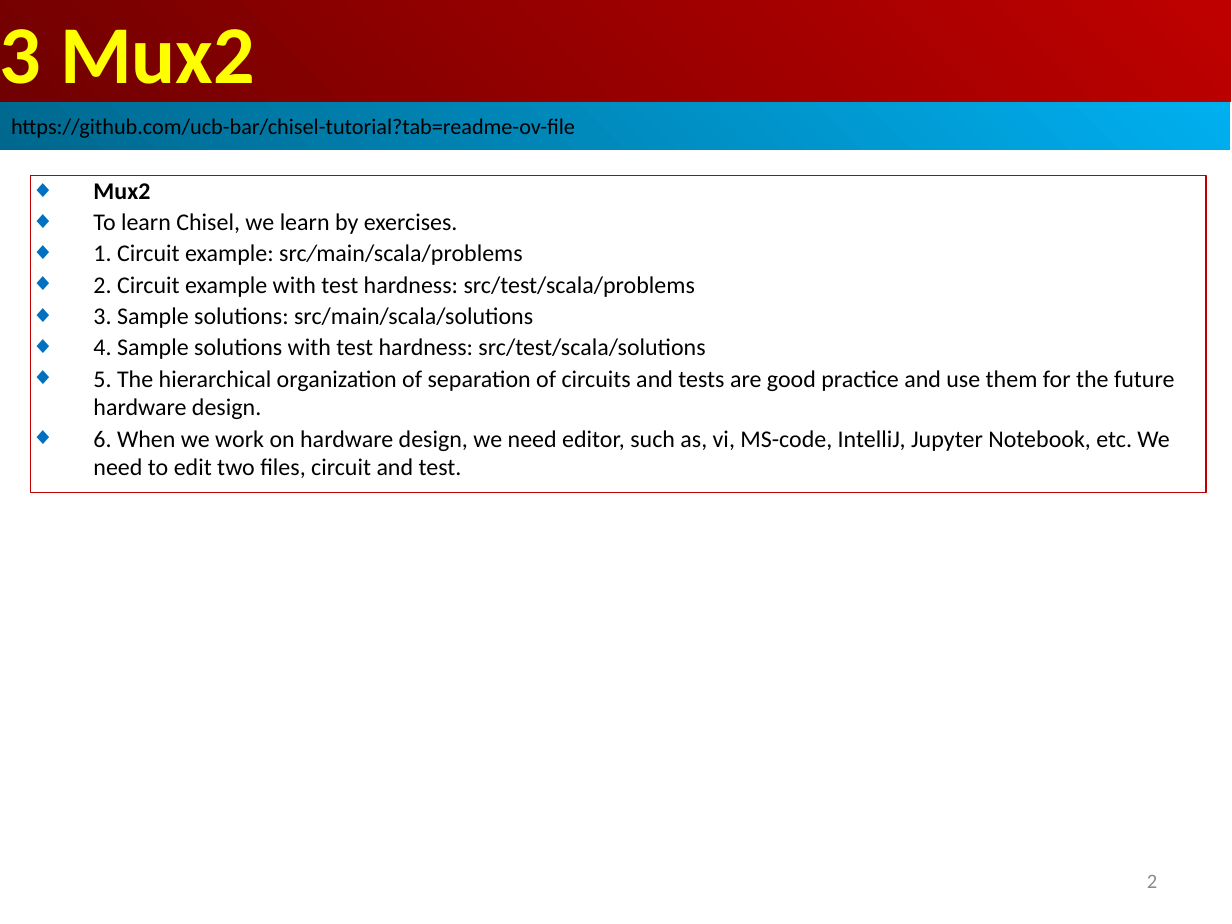
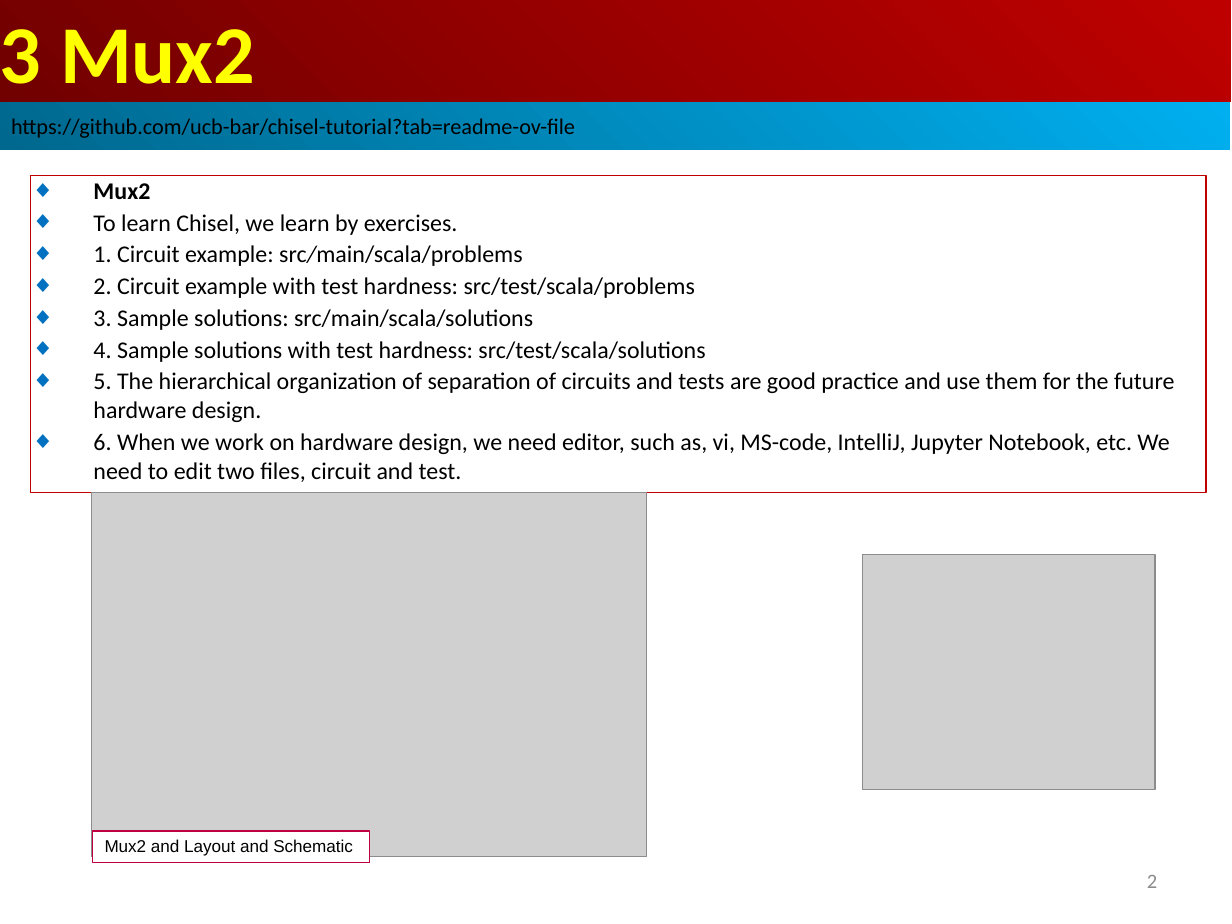
Before and after one commit to peterhchen/AIU_CS800_Chisel, a slide deck: slide 2 of 600_UCB_Chisel/003_Mux2/000_Video/003_Mux2.ppt. Drawn at 1232x924 pixels with LibreOffice and Linux fonts; fonts in the diff are those of the drawing; grey boxes stand for pictures. Boxes give left, top, right and bottom in pixels: in the first picture for what was removed or moved away, otherwise in the second. Text is boxed around its words. In the diff, an @@ line names an element or a change of style, - is before the commit and + after.

```diff
--- a/600_UCB_Chisel/003_Mux2/000_Video/003_Mux2.ppt
+++ b/600_UCB_Chisel/003_Mux2/000_Video/003_Mux2.ppt
@@ picture added at (91, 493, 647, 856) @@
@@ picture added at (862, 554, 1156, 790) @@
@@ rectangle added at (92, 832, 370, 862), fill #FFFFFF, outline #BF0041 0.74 pt, 10 pt, text #000000 @@
+Mux2 and Layout and Schematic
```
